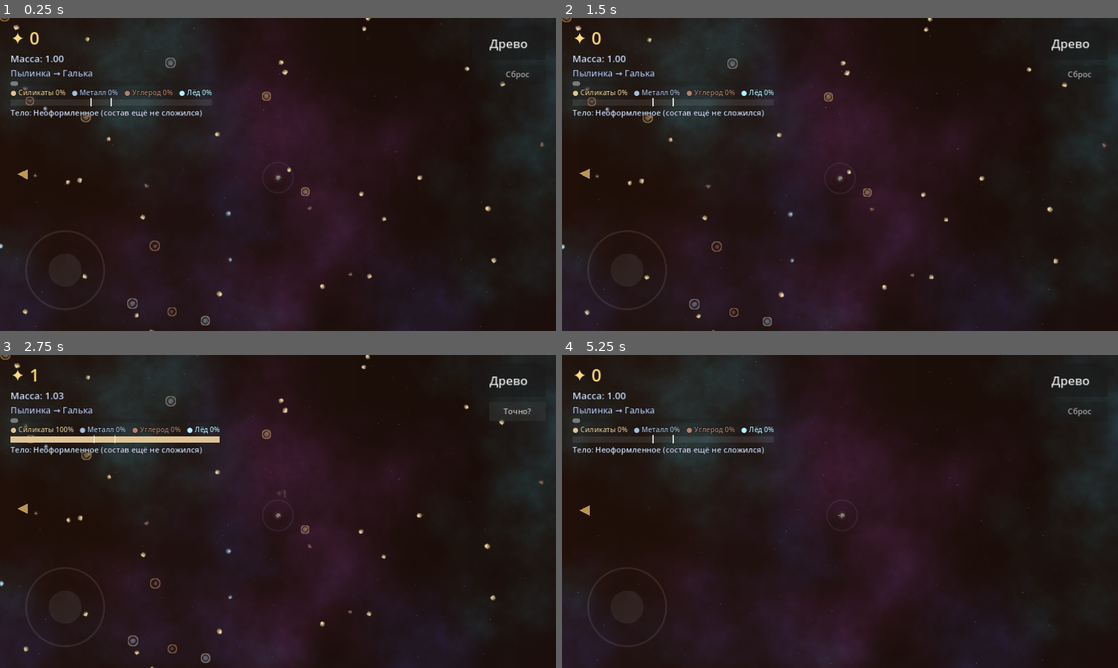
Above: before the commit, frames 1-4 (two rows, left to right).
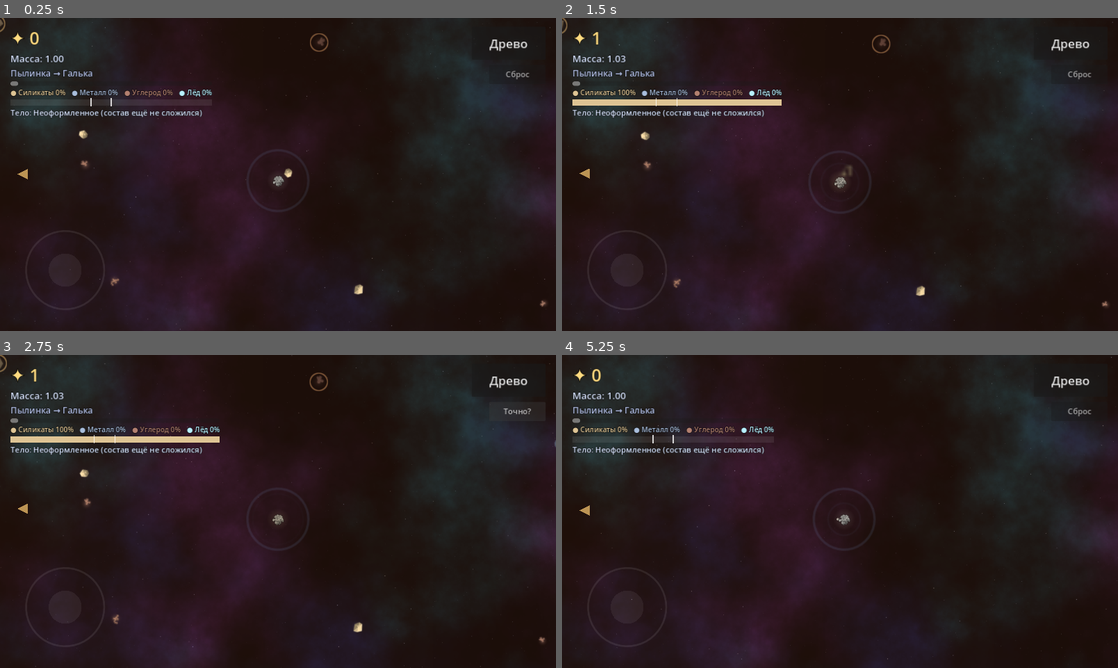
Above: after the commit, the same moments.

Repository: kokazolik/blackhole
Game: Godot game, scene res://scenes/main.tscn
Two runs of this game, one before a commit and one after it. Both use one fixed random seed, a clock stepped at 60 frames per second and the inputs below.
Inputs (mouse positions are in pixels of both pictures, inside the frame that each line leads up to):
- Up to frame 1 (0.25 s): no input
- Up to frame 2 (1.5 s): click "Древо" at 0.5 s; click "Назад" at 1.25 s
- Up to frame 3 (2.75 s): click "Сброс" at 2 s
- Up to frame 4 (5.25 s): click "Точно?" at 2.75 s; tap Enter at 3.5, 5 s; move the mouse to (962, 495) at 3.52 s; hold D 3.53-4.25 s; tap Tab at 3.6, 5.1 s; click (962, 495) at 3.67 s; tap Space at 4.25 s; drag from (840, 511) to (812, 574) at 4.27 s; move the mouse to (895, 442) at 5.02 s; hold D from 5.03 s (still down)

The runs differ from the first frame. In frame 1, 9.7% of the frame differs, in the area x 0-100%, y 0-100%; in frame 2, 11%; in frame 3, 9.5%; in frame 4, 8.8%.

Commit message:
Rare dense filaments and clusters, closer camera, area-based dust density
- Dense dust filaments only in ~2% of space, clusters a 3% roll every 5 s
- Count dust density only around the player so trailing dust no longer leaves a dense ring
- Dust density defined per world area, so camera zoom does not change gameplay
- Camera twice as close at the start; player size unchanged

Co-Authored-By: Claude Opus 5.5 (1M context) <noreply@anthropic.com>
Claude-Session: https://claude.ai/code/session_019JT9H9Z6HgHqYWpXn3DgRx

Diff:
--- a/scripts/main.gd
+++ b/scripts/main.gd
@@ -1,7 +1,7 @@
 extends Node2D
 ## Сборка сцены: фон, звезда, пыль, игрок, камера и интерфейс.
 
-const SCREEN_RADIUS_AT_START := 5.0   # радиус пылинки на экране в начале, px
+const SCREEN_RADIUS_AT_START := 10.0  # радиус пылинки на экране в начале, px
 const ZOOM_GROWTH_EXP := 0.75         # <1: камера отдаляется медленнее, чем растёт тело
 
 var player: Player
--- a/scripts/world/dust_field.gd
+++ b/scripts/world/dust_field.gd
@@ -15,7 +15,9 @@
 ##   это сдвиг одного узла, а не перезапись тысяч позиций;
 ## - каждый кадр обрабатывается только пыль рядом с игроком, полный обход редкий.
 
-const BASE_TARGET_COUNT := 1200
+# Плотность пыли на единицу площади мира при spawn = 1. Число пылинок вокруг считается
+# от площади активной области, поэтому плотность в мире не зависит от приближения камеры.
+const DUST_PER_AREA := 0.0022
 const MAX_DUST := 2600
 const MAX_DENSITY_SCALE := 1.8  # потолок числа пылинок у снеговой линии
 const SPAWN_ATTEMPTS := 4
@@ -24,7 +26,8 @@
 const ATLAS_VARIANTS := 4
 const QUAD_SCALE := 3.8  # сторона квадрата в радиусах пылинки, как QUAD в шейдере
 const MAX_SPAWN_PER_FRAME := 24
-const CLUSTER_INTERVAL := Vector2(7.0, 15.0)
+const CLUSTER_CHECK := 5.0    # раз в столько секунд бросаем шанс на скопление
+const CLUSTER_CHANCE := 0.03  # скопление — редкая находка
 const CLUSTER_SIZE := Vector2i(15, 30)
 const DRAG := 0.55  # доля скорости, остающаяся через секунду
 const SCAN_INTERVAL := 0.2  # как часто полный обход: удаление дальней пыли и поиск ближней
@@ -49,11 +52,13 @@
 var frame_offset := Vector2.ZERO
 var rng := RandomNumberGenerator.new()
 var _near: Array[Dust] = []
+var _active_count := 0  # пыль в активной области на последнем обходе плюс появившаяся после
 var _scan_timer := 0.0
 var _cluster_timer := 0.0
 var _filled := false
 var _popups: Array = []  # всплывающие «+N» цвета материала
 var _clumps := FastNoiseLite.new()
+var _rare := FastNoiseLite.new()  # где встречаются плотные нити: ~2% пространства
 var _mm_node := MultiMeshInstance2D.new()
 var _mm := MultiMesh.new()
 var _buf := PackedFloat32Array()
@@ -62,13 +67,17 @@
 
 func _ready() -> void:
 	rng.randomize()
-	_cluster_timer = rng.randf_range(2.0, 5.0)
+	_cluster_timer = CLUSTER_CHECK
 	# Гребневый шум даёт вытянутые нити и сгустки с пустотами между ними.
 	_clumps.seed = 1337
 	_clumps.noise_type = FastNoiseLite.TYPE_SIMPLEX_SMOOTH
 	_clumps.fractal_type = FastNoiseLite.FRACTAL_RIDGED
 	_clumps.fractal_octaves = 3
 	_clumps.frequency = 0.0063
+	_rare.seed = 4242
+	_rare.noise_type = FastNoiseLite.TYPE_SIMPLEX_SMOOTH
+	_rare.fractal_octaves = 2
+	_rare.frequency = 0.0009
 
 	var quad := QuadMesh.new()
 	quad.size = Vector2.ONE
@@ -173,18 +182,26 @@
 ## Редкий полный обход: удаляет пыль далеко за экраном и собирает ближнюю,
 ## которую стоит проверять каждый кадр.
 func _scan(pp: Vector2, active_r: float) -> void:
-	var despawn_sq := pow(active_r * 1.3, 2)
+	var despawn_sq := pow(active_r * 1.15, 2)
+	var active_sq := active_r * active_r
 	# Запас на то, сколько игрок пролетит до следующего обхода.
 	var near_r := player.pull_radius() + player.radius + player.max_speed() * SCAN_INTERVAL * 2.0 + 20.0
 	var near_sq := near_r * near_r
 	_near.clear()
+	_active_count = 0
 	var i := dust.size() - 1
 	while i >= 0:
 		var d := dust[i]
 		var dist_sq := d.pos.distance_squared_to(pp)
 		if dist_sq > despawn_sq:
 			_remove(d)
-		elif dist_sq < near_sq or d.vel.length_squared() > 0.0001:
+			i -= 1
+			continue
+		# Плотность считаем только по пыли вокруг игрока: отставшая позади пыль
+		# не должна мешать досыпать пыль впереди.
+		if dist_sq < active_sq:
+			_active_count += 1
+		if dist_sq < near_sq or d.vel.length_squared() > 0.0001:
 			_near.append(d)
 		i -= 1
 
@@ -249,7 +266,7 @@
 
 func _maintain(view_r: float, active_r: float, delta: float) -> void:
 	var density_scale := clampf(GameData.radial_density(player.position.length()), 0.35, MAX_DENSITY_SCALE)
-	var target := mini(int(BASE_TARGET_COUNT * Skills.stat("spawn") * density_scale), MAX_DUST - CLUSTER_SIZE.y)
+	var target := mini(int(DUST_PER_AREA * PI * active_r * active_r * Skills.stat("spawn") * density_scale), MAX_DUST - CLUSTER_SIZE.y)
 	var spawn_budget := MAX_SPAWN_PER_FRAME
 	if not _filled:
 		# Первое заполнение: пыль сразу по всему экрану, а не только за краем.
@@ -258,15 +275,22 @@
 		_filled = true
 		_scan_timer = 0.0
 		return
-	while dust.size() < target and spawn_budget > 0:
-		_spawn_single(_random_point(view_r * 1.05, active_r))
+	# Обычно новая пыль появляется за краем экрана. Если её резко стало нужно больше
+	# (после покупки навыка), досыпаем по всей области, иначе за краем экрана
+	# скапливается плотное кольцо, которое выглядит как огромный сгусток.
+	var min_r := 0.0 if _active_count < target * 0.7 else view_r * 1.05
+	while _active_count < target and spawn_budget > 0:
+		if _spawn_single(_random_point(min_r, active_r)):
+			_active_count += 1
 		spawn_budget -= 1
 
-	# Пока пыли мало, скопления тоже реже и меньше.
-	_cluster_timer -= delta * Skills.stat("cluster") * minf(Skills.stat("spawn"), 1.0)
+	# Скопление выпадает с небольшим шансом; навык «скоплений» его повышает,
+	# а пока пыли мало, скопления ещё и мельче.
+	_cluster_timer -= delta
 	if _cluster_timer <= 0.0:
-		_cluster_timer = rng.randf_range(CLUSTER_INTERVAL.x, CLUSTER_INTERVAL.y)
-		_spawn_cluster(_random_point(view_r * 1.1, active_r * 0.95), view_r)
+		_cluster_timer = CLUSTER_CHECK
+		if rng.randf() < CLUSTER_CHANCE * Skills.stat("cluster"):
+			_spawn_cluster(_random_point(view_r * 1.1, active_r * 0.95), view_r)
 
 
 ## Случайная точка в мировых координатах в кольце вокруг игрока.
@@ -288,13 +312,20 @@
 	return GameData.pick_weighted(weights, rng)
 
 
-## Доля «заполненности» места сгустками: 0.15 в пустотах, 1.0 в гуще нитей.
+## Доля «заполненности» места: обычно пыль лежит ровно с лёгкими колебаниями,
+## а плотные нити со сгустками и пустотами попадаются редко, примерно на 2% пространства.
+## Порог 0.77–0.80 подобран по распределению шума _rare (97–98-й перцентиль).
 func clump_density(pos: Vector2) -> float:
 	var n := (_clumps.get_noise_2dv(pos) + 1.0) * 0.5
-	return 0.15 + 0.85 * smoothstep(0.35, 0.8, n)
-
-
-func _spawn_single(pos: Vector2) -> void:
+	var calm := 0.3 + 0.3 * smoothstep(0.35, 0.8, n)
+	var rare := smoothstep(0.77, 0.80, (_rare.get_noise_2dv(pos) + 1.0) * 0.5)
+	if rare <= 0.0:
+		return calm
+	var filament := 0.15 + 0.85 * smoothstep(0.35, 0.8, n)
+	return lerpf(calm, filament * 1.6, rare)
+
+
+func _spawn_single(pos: Vector2) -> bool:
 	# Отбор: в пустотах точка чаще отбрасывается и ищется заново рядом.
 	var accepted := false
 	var player_density := maxf(GameData.radial_density(player.position.length()), 0.01)
@@ -304,12 +335,10 @@
 			accepted = true
 			break
 		pos = _random_point(pos.distance_to(player.position) * 0.95, pos.distance_to(player.position) * 1.05)
-	if not accepted:
-		return
-	if pos.length() < GameData.STAR_RADIUS * 1.35:
-		return
+	if not accepted or pos.length() < GameData.STAR_RADIUS * 1.35:
+		return false
 	var material: String = GameData.pick_weighted(GameData.material_weights(pos.length()), rng)
-	_add_dust(pos, _pick_level("spawn_weight"), material)
+	return _add_dust(pos, _pick_level("spawn_weight"), material)
 
 
 func _spawn_cluster(center: Vector2, view_r: float) -> void:
@@ -325,9 +354,9 @@
 
 
 ## pos в мировых координатах.
-func _add_dust(pos: Vector2, level: int, material: String) -> void:
+func _add_dust(pos: Vector2, level: int, material: String) -> bool:
 	if dust.size() >= MAX_DUST:
-		return
+		return false
 	var d := Dust.new()
 	d.pos = pos - frame_offset
 	d.vel = Vector2.ZERO
@@ -340,6 +369,7 @@
 	d.idx = dust.size()
 	dust.append(d)
 	_write(d)
+	return true
 
 
 ## Всплывающие цифры поверх пыли. Размер шрифта переводим в мировые единицы.
--- a/scripts/world/star.gd
+++ b/scripts/world/star.gd
@@ -73,4 +73,4 @@
 	for i in range(0, segments, 2):
 		points.append(Vector2.from_angle(TAU * i / segments) * radius)
 		points.append(Vector2.from_angle(TAU * (i + 1) / segments) * radius)
-	draw_multiline(points, color, 1.2)
+	draw_multiline(points, color, 0.6)
Not shown, changed: export_presets.cfg
